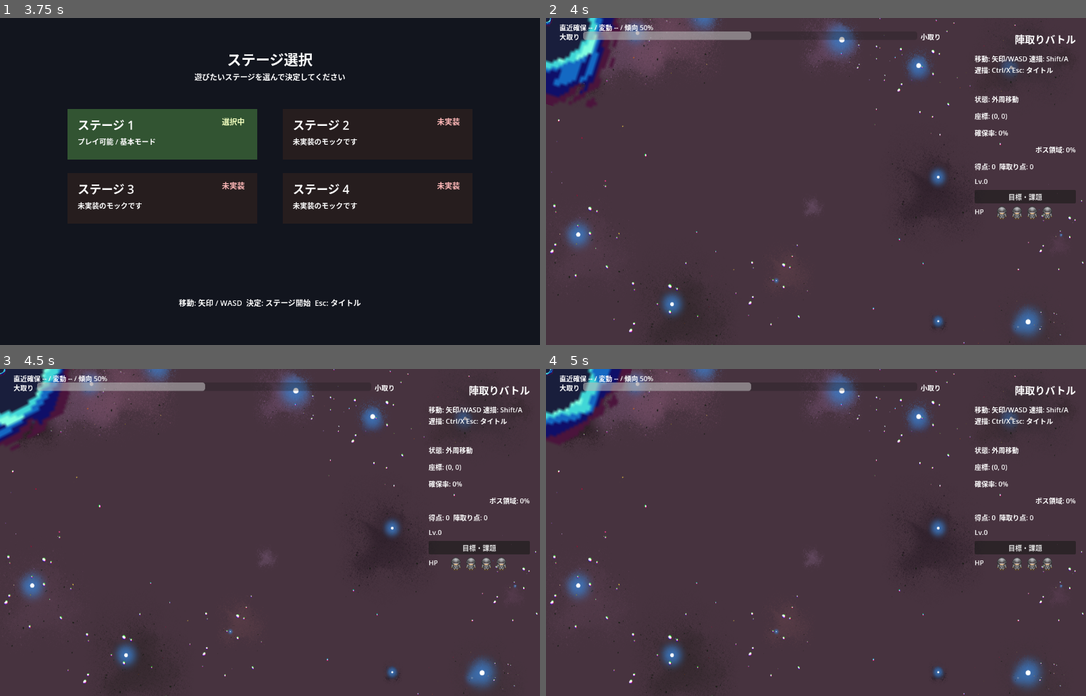
Above: before the commit, frames 1-4 (two rows, left to right).
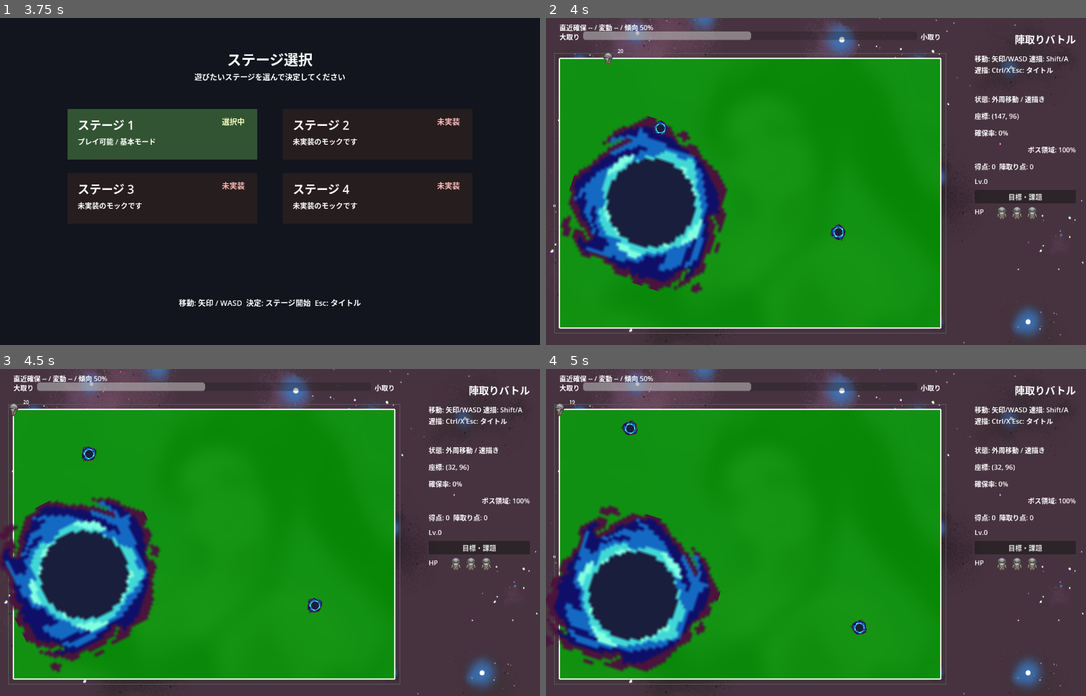
Above: after the commit, the same moments.

Repository: goenc/qix-project
Game: Godot game, scene res://scenes/title_main.tscn
The game is run twice, just before and just after one commit, with the same random seed, the same clock (stepped at 60 frames per second) and the same inputs.
Inputs (mouse positions are in pixels of both pictures, inside the frame that each line leads up to):
- Up to frame 1 (3.75 s): tap Enter (qix_start) at 0.5, 1.25, 1.35, 2, 2.75, 3.5 s; move the mouse to (388, 165) at 0.52 s; hold Right (move_right) 0.53-1.28 s; tap Shift (qix_draw) at 0.6 s; click (388, 165) at 0.67 s; tap Space at 0.77, 1.52, 3.02 s; move the mouse to (162, 197) at 1.27 s; hold Down (move_down) 1.28-2.03 s; move the mouse to (324, 109) at 2.02 s; hold Right (move_right) 2.03-2.78 s; tap Ctrl at 2.1 s; move the mouse to (243, 246) at 2.77 s; hold Up (move_up) 2.78-3.53 s; tap 1 at 2.85 s; click (243, 246) at 2.92 s; move the mouse to (432, 230) at 3.52 s; hold Left (move_left) from 3.53 s (still down); tap 2 at 3.6 s
- Up to frame 2 (4 s): keep holding Left (move_left); tap Space at 3.77 s
- Up to frame 3 (4.5 s): keep holding Left (move_left); move the mouse to (108, 483) at 4.27 s; tap 3 at 4.35 s
- Up to frame 4 (5 s): keep holding Left (move_left); tap Space at 4.52 s

Frame 1 is identical in both runs. In frame 2, 61% of the frame differs, in the area x 0-98%, y 0-97%; in frame 3, 61%; in frame 4, 61%.
Error before the commit: Parse Error: Cannot infer the type of "icons" variable because the value doesn't have a set type. (res://scripts/game/services/base_main_hud_service.gd:127)

Commit message:
HP表示更新によるゲーム画面初期化停止を修正
・理由：HPアイコン配列の型推論エラーでゲーム本体の初期化が停止していたため
・変更点：HPアイコン子ノードの配列型を明示し、HUDサービスをコンパイル可能に修正
・確認内容：ゲーム本体シーンを直接起動し、フィールド、プレイヤー、ボス、敵、HP表示の描画を確認
・確認内容：ゲーム本体シーンのheadless起動と差分検査に成功

Diff:
--- a/scripts/game/services/base_main_hud_service.gd
+++ b/scripts/game/services/base_main_hud_service.gd
@@ -124,7 +124,7 @@
 func _update_hp_icons(current_hp: int, max_hp: int) -> void:
 	var safe_max_hp := maxi(0, max_hp)
 	var safe_current_hp := clampi(current_hp, 0, safe_max_hp)
-	var icons := _main.hp_icon_container.get_children()
+	var icons: Array[Node] = _main.hp_icon_container.get_children()
 	for index in range(icons.size()):
 		var icon := icons[index] as TextureRect
 		if icon == null:
Not shown, changed: runtime/commit_message.md
